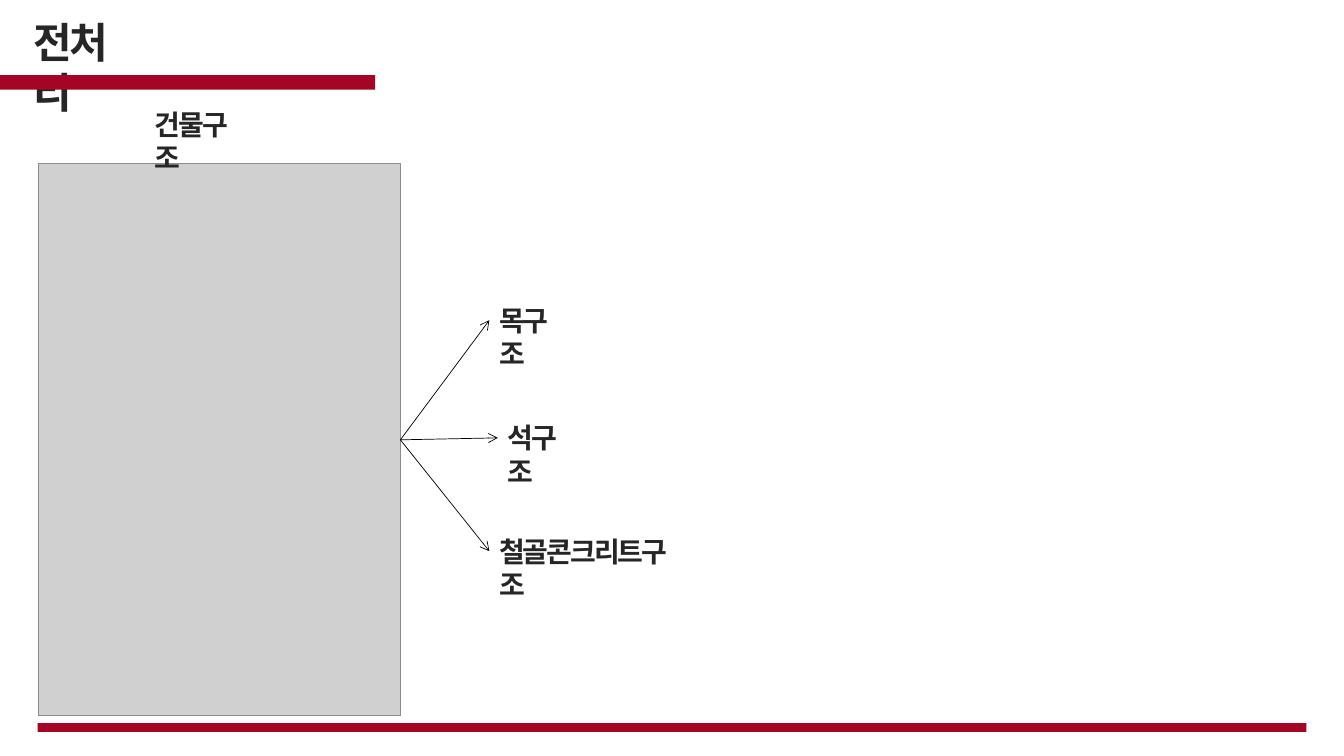
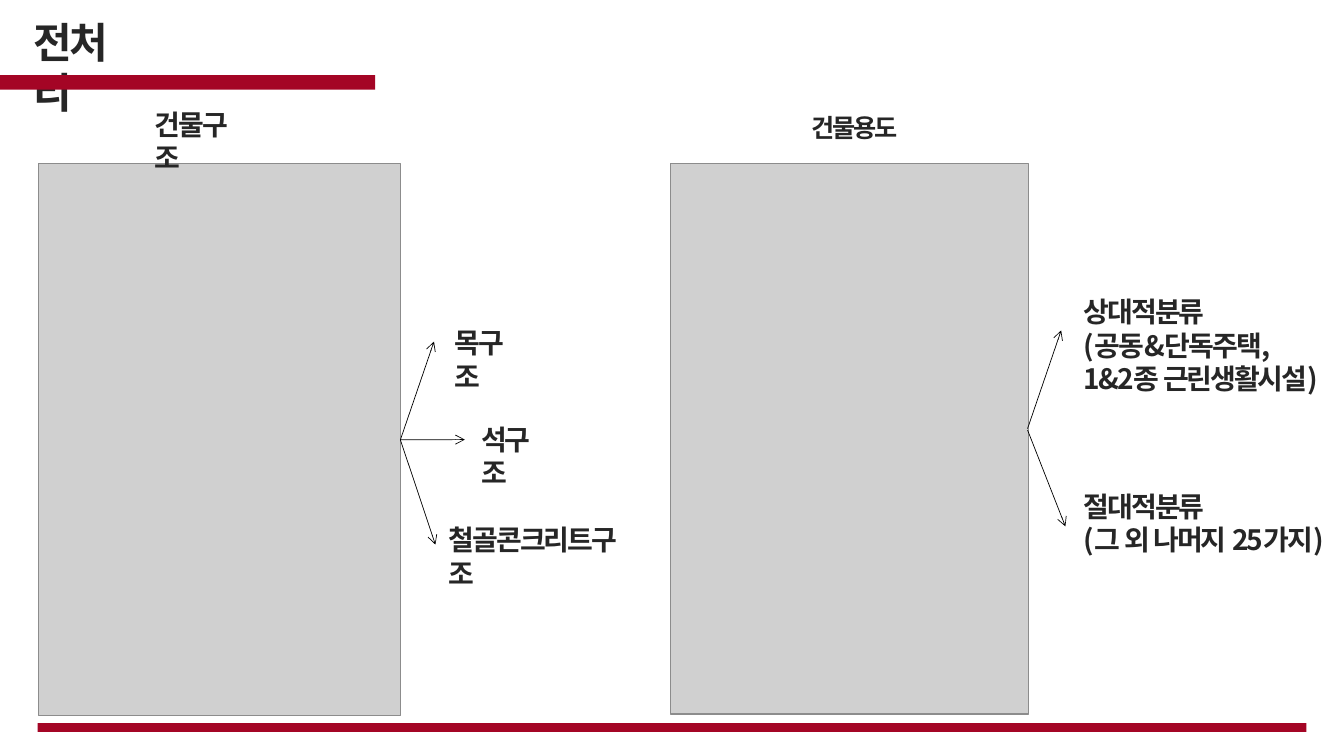
Before and after one commit to cjsgk106/fire-prediction-analysis, a slide deck: slide 14 of work/화재.pptx (slide 13 before the commit). Drawn at 1344x756 pixels with LibreOffice and Linux fonts; fonts in the diff are those of the drawing; grey boxes stand for pictures; background and template pictures are left out. Boxes give left, top, right and bottom in pixels: in the first picture for what was removed or moved away, otherwise in the second. Text is boxed around its words. In the diff, an @@ line names an element or a change of style, - is before the commit and + after.

```diff
--- a/work/화재.pptx
+++ b/work/화재.pptx
@@ text added at (x1=811, y1=116, x2=897, y2=140), 18 pt, text #262626, bold @@
+건물용도
@@ picture added at (x1=670, y1=163, x2=1029, y2=714) @@
@@ text added at (x1=1084, y1=298, x2=1318, y2=395), 20 pt, text #262626, bold @@
+상대적분류
+(공동&단독주택,
+1&2종 근린생활시설)
@@ text "목구조" moved from (x1=499, y1=308, x2=548, y2=364) to (x1=455, y1=330, x2=504, y2=387) @@
@@ arrow moved from (400, 440) - (489, 321) to (400, 440) - (435, 342) @@
@@ arrow added from (1027, 429) to (1062, 331), #000000 0.5 pt @@
@@ text "석구조" moved from (x1=508, y1=424, x2=557, y2=482) to (x1=481, y1=426, x2=530, y2=483) @@
@@ arrow moved from (400, 440) - (489, 552) to (400, 440) - (436, 544) @@
@@ arrow moved from (400, 440) - (498, 438) to (400, 440) - (465, 440) @@
@@ arrow added from (1027, 431) to (1066, 526), #000000 0.5 pt @@
@@ text added at (x1=1084, y1=493, x2=1323, y2=556), 20 pt, text #262626, bold @@
+절대적분류
+(그 외 나머지 25가지)
@@ text "철골콘크리트구조" moved from (x1=499, y1=538, x2=667, y2=595) to (x1=449, y1=526, x2=617, y2=584) @@
```
Also in this commit, not shown: 2 other slides changed, 2 slides added.
